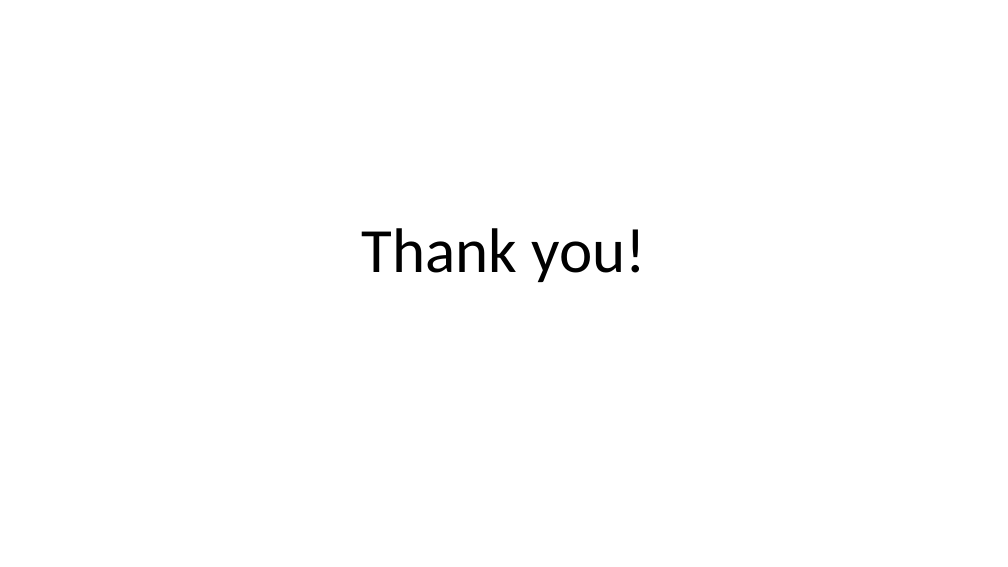
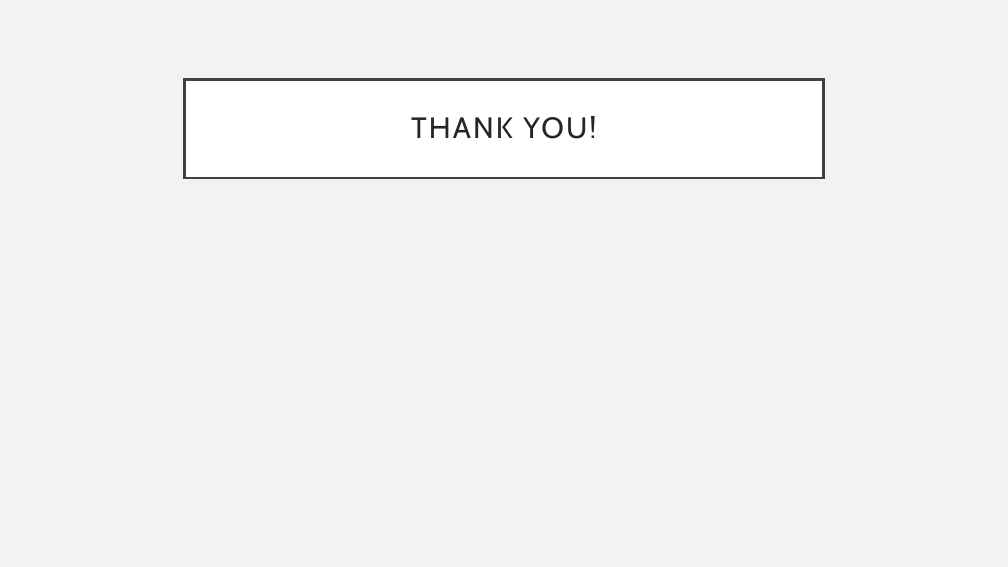
Before and after one commit to ivwangYW/5100CS_Group_Final_Project_Expense-AI, a slide deck: slide 12 of AI Empowered Automated Employee Expense Reimbursement Process.pptx (slide 7 before the commit). Drawn at 1008x567 pixels with LibreOffice and Linux fonts; fonts in the diff are those of the drawing. Boxes give left, top, right and bottom in pixels: in the first picture for what was removed or moved away, otherwise in the second. Text is boxed around its words. In the diff, an @@ line names an element or a change of style, - is before the commit and + after.

```diff
--- a/AI Empowered Automated Employee Expense Reimbursement Process.pptx
+++ b/AI Empowered Automated Employee Expense Reimbursement Process.pptx
@@ background #FFFFFF to #F2F2F2 @@
@@ title "THANK YOU!": place and size @@
-title "THANK YOU!" at bbox=[362, 228, 647, 282]
+title "THANK YOU!" at bbox=[185, 79, 823, 178]
@@ title "THANK YOU!" at bbox=[185, 79, 823, 178]: vertical alignment bottom to middle; fill none to #FFFFFF; outline none to #404040 2.5 pt @@
@@ title at bbox=[411, 116, 596, 139]: text changed; size 60 to 28 pt; font Calibri to Cabin; text colour #000000 to #262626 @@
-Thank you!
+THANK YOU!
```
Also in this commit, not shown: 5 other slides changed, 6 slides added, 1 slide removed.
